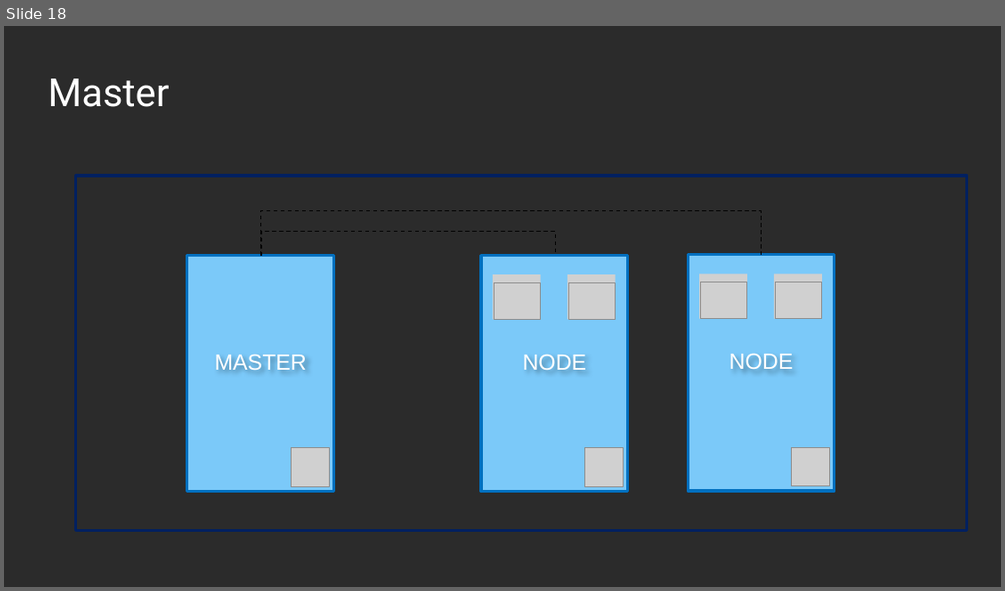
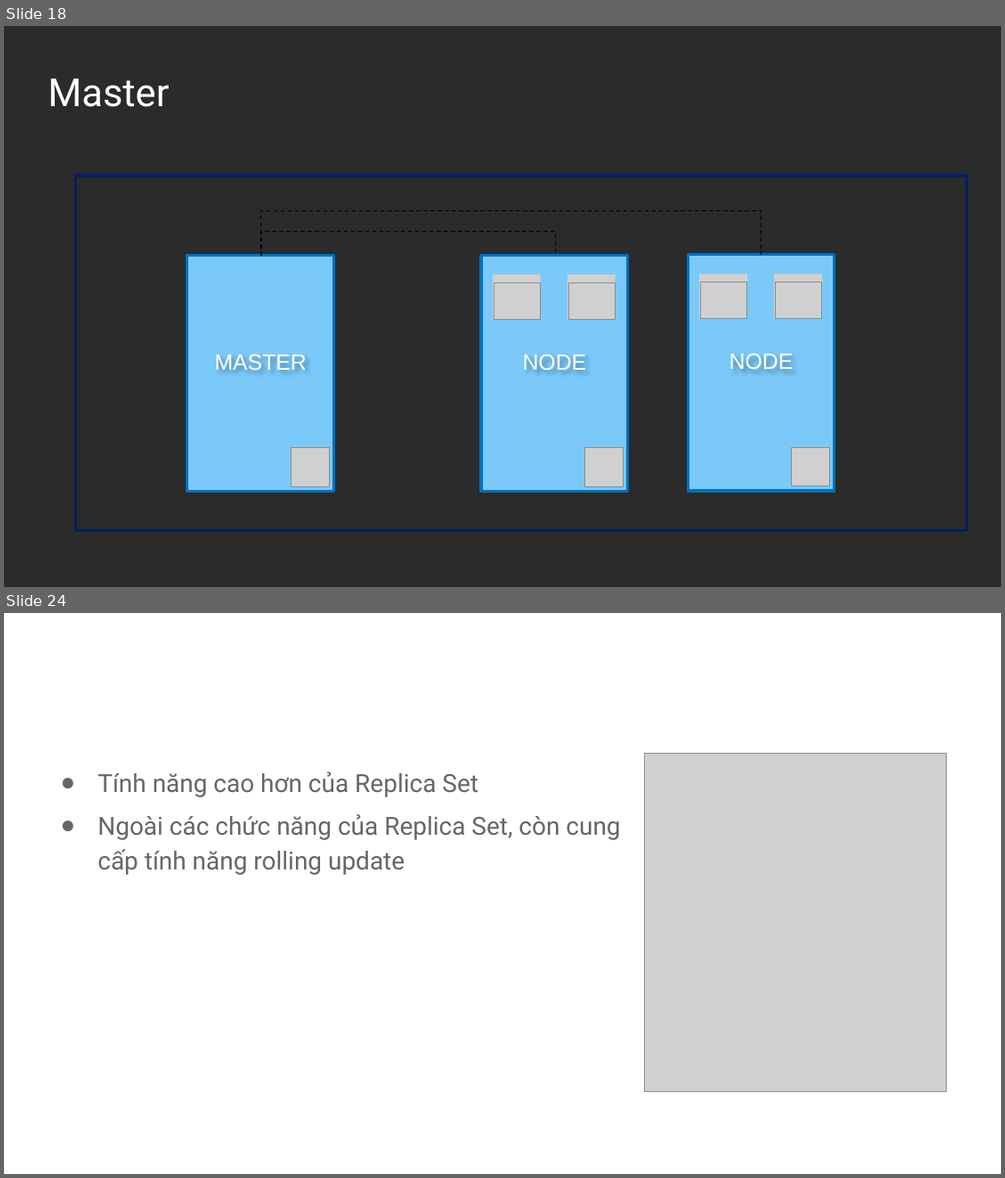
Before and after one commit to tungvt-my-personal-project/learn-kubernetes, a slide deck: slide-dao-tao/Kubernetes-cho-người-mới-bắt-đầu.pptx. Shown one above the other, each under a label of ours: slide 18 before the commit, slides 18 and 24 after it; the slides between them are not shown. The pictures are 1005x591 and 1005x1178 pixels, drawn with LibreOffice and Linux fonts; fonts in the diff are those of the drawing; grey boxes stand for pictures; background and template pictures are left out; a plain dark background stands for a picture behind light text. Boxes give left, top, right and bottom in pixels: in the first picture for what was removed or moved away, otherwise in the second. Text is boxed around its words. In the diff, an @@ line names an element or a change of style, - is before the commit and + after.

```diff
--- a/slide-dao-tao/Kubernetes-cho-người-mới-bắt-đầu.pptx
+++ b/slide-dao-tao/Kubernetes-cho-người-mới-bắt-đầu.pptx
@@ slide 24 added at <box>4,613,1001,1174</box>, background picture (left out) @@
@@ title added at <box>38,645,967,707</box>, 28 pt, text #FFFFFF @@
+Deployment
@@ text added at <box>97,771,620,875</box>, 18 pt, text #666666 @@
+● Tính năng cao hơn của Replica Set
+● Ngoài các chức năng của Replica Set, còn cung cấp tính năng rolling update
@@ picture added at <box>645,753,946,1092</box> @@
```
Also in this commit, not shown: 8 other slides added, 1 slide removed.
